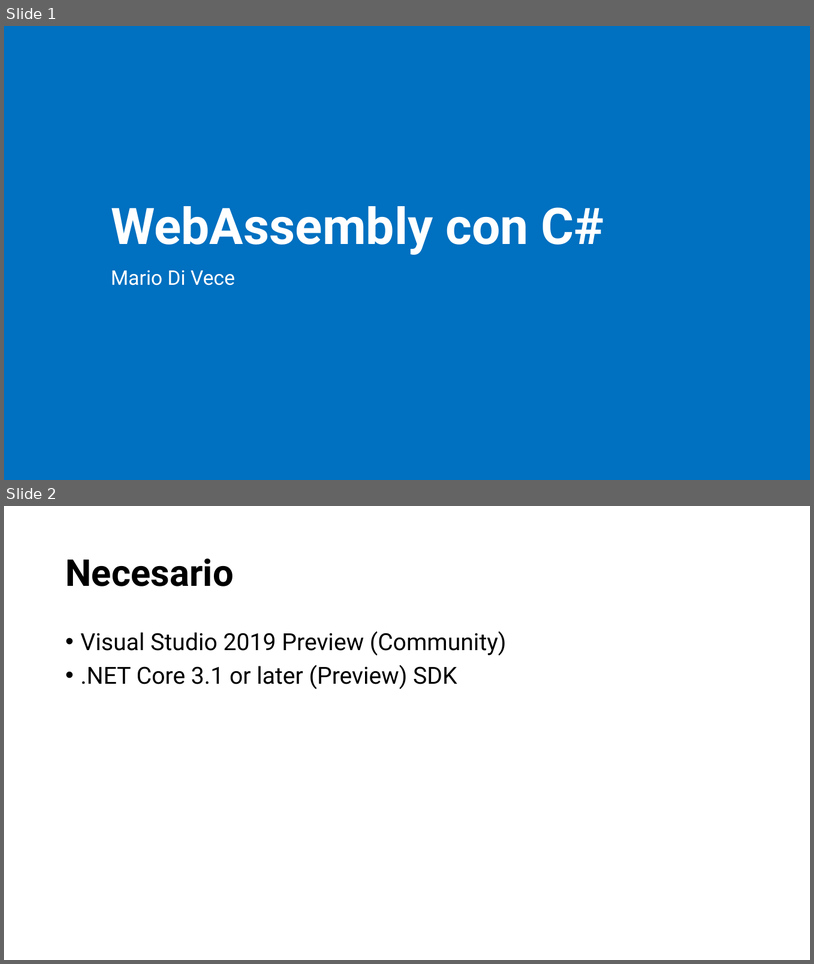
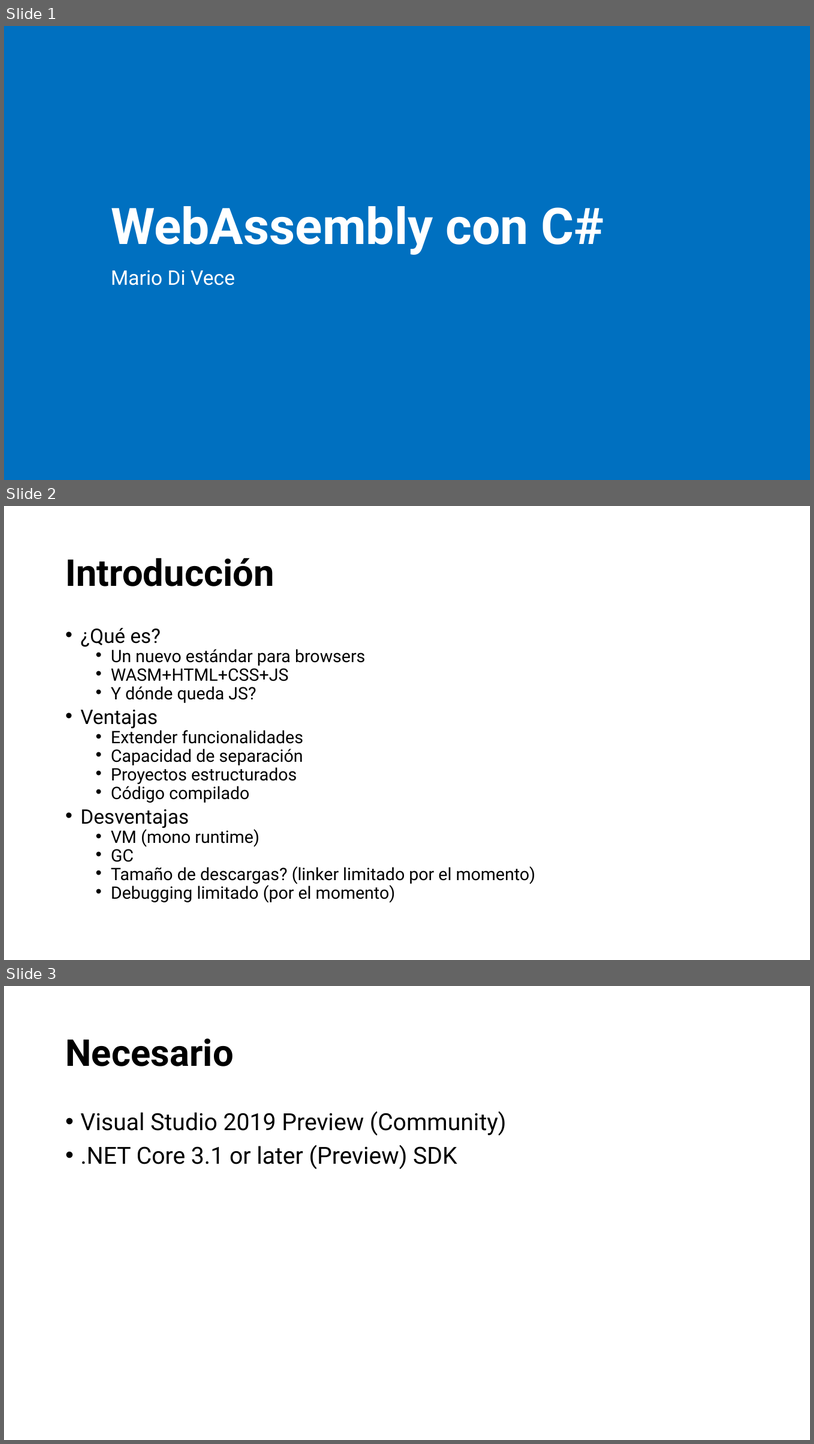
Before and after one commit to mariodivece/tetriswasm, a slide deck: Presentation.pptx. Shown one above the other, each under a label of ours: slides 1 and 2 before the commit, slides 1, 2 and 3 after it. The pictures are 814x964 and 814x1444 pixels, drawn with LibreOffice and Linux fonts; fonts in the diff are those of the drawing; background and template pictures are left out. Boxes give left, top, right and bottom in pixels: in the first picture for what was removed or moved away, otherwise in the second. Text is boxed around its words. In the diff, an @@ line names an element or a change of style, - is before the commit and + after.

```diff
--- a/Presentation.pptx
+++ b/Presentation.pptx
@@ slide 2 added at (4,506,810,960), background #FFFFFF @@
@@ title added at (65,558,274,586), 44 pt, text #000000, bold @@
+Introducción
@@ text added at (81,628,536,903), 20.4 pt, text #000000 @@
+• ¿Qué es?
+  • Un nuevo estándar para browsers
+  • WASM+HTML+CSS+JS
+  • Y dónde queda JS?
+• Ventajas
+  • Extender funcionalidades
+  • Capacidad de separación
+  • Proyectos estructurados
+  • Código compilado
+• Desventajas
+  • VM (mono runtime)
+  • GC
+  • Tamaño de descargas? (linker limitado por el momento)
+  • Debugging limitado (por el momento)
@@ what was slide 2 is now slide 3 @@
```
Also in this commit, not shown: 1 slide changed, 1 other slide added, 1 slide removed, 2 other files.
